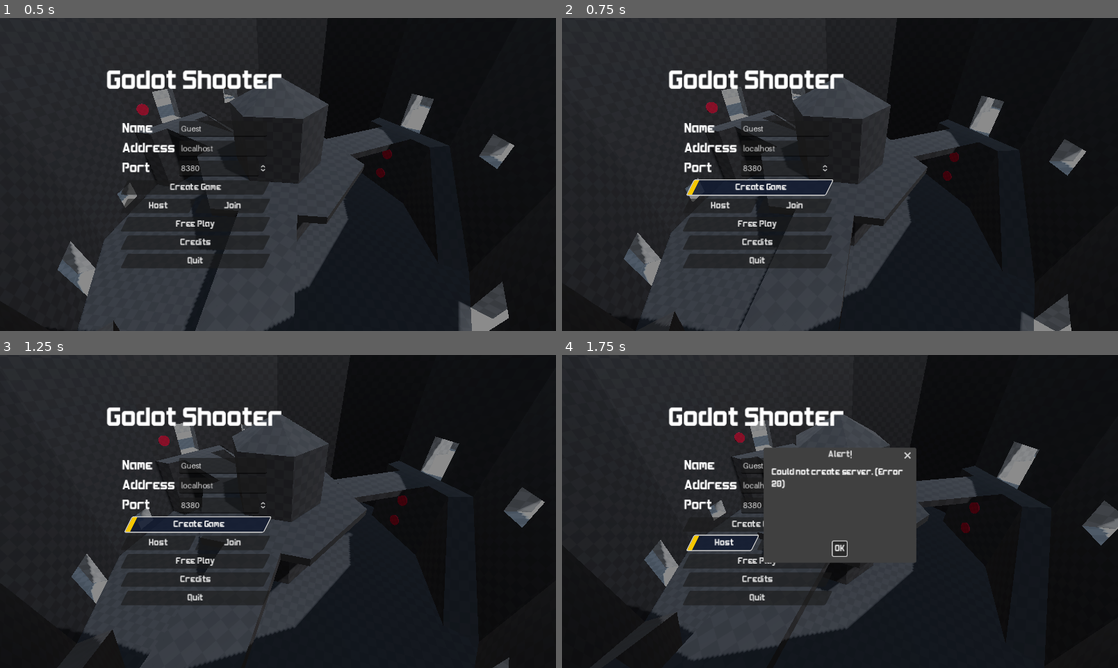
Above: before the commit, frames 1-4 (two rows, left to right).
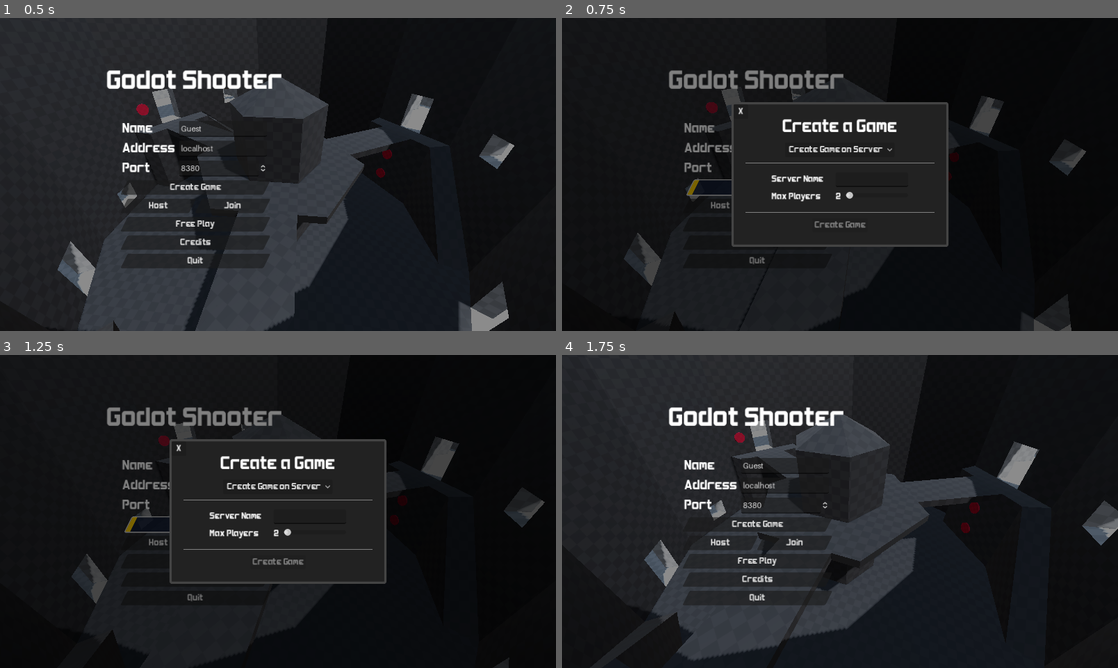
Above: after the commit, the same moments.

Repository: kdreese/godot-3D-shooter-project
Game: Godot game, scene res://src/states/menus/menu.tscn
The game is run twice, just before and just after one commit, with the same random seed, the same clock (stepped at 60 frames per second) and the same inputs.
Inputs:
- Up to frame 1 (0.5 s): no input
- Up to frame 2 (0.75 s): click "Create Game" at 0.5 s
- Up to frame 3 (1.25 s): no input
- Up to frame 4 (1.75 s): click "Host" at 1.25 s

Frame 1 is identical in both runs. In frame 2, 22% of the frame differs, in the area x 0-95%, y 0-100%; in frame 3, 21%; in frame 4, 6.0%.

Commit message:
Added create dialog.

Diff:
--- a/src/autoload/gmp_client.gd
+++ b/src/autoload/gmp_client.gd
@@ -25,28 +25,40 @@
 ##
 ## Returns an Array with the first element being an Error, and the second being a GameParams
 ## instance if the Error is OK
-func request_game(server_name: String, max_players: int) -> Array:
-	if max_players < 2 or max_players > 8:
-		return [ERR_INVALID_PARAMETER]
+func request_game(params: GameParams) -> Error:
+	if params.max_players < 2 or params.max_players > 8:
+		return ERR_INVALID_PARAMETER
 
-	if len(server_name) > 32:
-		return [ERR_INVALID_PARAMETER]
+	if len(params.server_name) > 32:
+		return ERR_INVALID_PARAMETER
 
 	var request := {
 		"protocol_version": PROTOCOL_VERSION,
-		"max_players": max_players,
-		"server_name": server_name,
+		"max_players": params.max_players,
+		"server_name": params.server_name,
 	}
 
-	var error = http_request.request("http://127.0.0.1:6789", PackedStringArray(), HTTPClient.METHOD_POST, str(request))
+	var error = http_request.request("http://192.168.1.4:6789", PackedStringArray(), HTTPClient.METHOD_GET, str(request))
 	if error != OK:
 		print("Error: ", error)
-		return [error]
+		return error
 
 	var response = await http_request.request_completed
 
-	print(response)
-	return [OK]
+	if response[1] == 200:
+		var resp_string = response[3].get_string_from_utf8()
+		var json = JSON.new()
+		json.parse(resp_string)
+		var data = json.data
+
+		params.host = data["host"]
+		params.port = data["port"]
+		return OK
+	else:
+		return ERR_CONNECTION_ERROR
 
 class GameParams:
-	var a: int
+	var server_name: String = ""
+	var max_players: int = 8
+	var host: String = ""
+	var port: int = 0
--- a/src/autoload/multiplayer.gd
+++ b/src/autoload/multiplayer.gd
@@ -122,7 +122,7 @@
 
 
 # Attempts to create a client peer and join a server
-func join_server(host: String, port: int) -> int:
+func join_server(host: String, port: int) -> Error:
 	var peer := ENetMultiplayerPeer.new()
 	var error := peer.create_client(host, port)
 	if not error:
--- /dev/null
+++ b/src/states/menus/create_game_menu.gd
@@ -0,0 +1,71 @@
+extends Control
+
+
+## Signal to go mack to the menu.
+signal back_to_menu
+
+## Signal to create a game on the main server.
+signal create_game(server_name: String, max_players: int)
+
+## Signal to host a game locally
+signal host_game(port: int, max_players: int)
+
+
+enum CreateMode {
+	HOST_REMOTE = 0,
+	HOST_LOCAL = 1,
+}
+
+const BUTTON_TEXT = {
+	CreateMode.HOST_REMOTE: "Create Game",
+	CreateMode.HOST_LOCAL: "Host Game"
+}
+
+
+@onready var mode_select: OptionButton = %ModeSelect
+@onready var port_label: Label = %PortLabel
+@onready var port_spin_box: SpinBox = %PortSpinBox
+@onready var name_label: Label = %NameLabel
+@onready var name_line_edit: LineEdit = %NameLineEdit
+@onready var create_button: Button = %CreateButton
+@onready var num_players_slider: HSlider = %NumPlayersSlider
+@onready var slider_label: Label = %SliderLabel
+
+
+## Handle dropdown selection.
+func on_mode_change(index: int) -> void:
+	if index == CreateMode.HOST_LOCAL:
+		port_label.show()
+		port_spin_box.show()
+		name_label.hide()
+		name_line_edit.hide()
+	else:
+		port_label.hide()
+		port_spin_box.hide()
+		name_label.show()
+		name_line_edit.show()
+		if name_line_edit.text == "":
+			create_button.disabled = true
+	create_button.text = BUTTON_TEXT[index]
+
+
+## Update the disabled state of the button when the text box is changed.
+func on_text_changed(text: String) -> void:
+	create_button.disabled = (text == "")
+
+
+func on_slider_value_changed(value: float) -> void:
+	slider_label.text = str(int(value))
+
+
+func on_back_button_pressed() -> void:
+	hide()
+
+
+## Handle create button presses.
+func on_create_button_pressed() -> void:
+	if mode_select.selected == CreateMode.HOST_LOCAL:
+		host_game.emit(int(port_spin_box.value), num_players_slider.value)
+	else:
+		create_game.emit(name_line_edit.text, num_players_slider.value)
+	hide()
--- /dev/null
+++ b/src/states/menus/create_game_menu.tscn
@@ -0,0 +1,176 @@
+[gd_scene load_steps=5 format=3 uid="uid://codcvc4u3ey1q"]
+
+[ext_resource type="Script" path="res://src/states/menus/create_game_menu.gd" id="1_7chp4"]
+[ext_resource type="FontFile" uid="uid://dy2og8k4ftrsm" path="res://assets/fonts/Aileron-Regular.otf" id="1_ikbot"]
+
+[sub_resource type="StyleBoxFlat" id="StyleBoxFlat_kt288"]
+bg_color = Color(0.133333, 0.133333, 0.133333, 1)
+border_width_left = 5
+border_width_top = 5
+border_width_right = 5
+border_width_bottom = 5
+border_color = Color(0.266667, 0.266667, 0.266667, 1)
+corner_radius_top_left = 5
+corner_radius_top_right = 5
+corner_radius_bottom_right = 5
+corner_radius_bottom_left = 5
+
+[sub_resource type="Theme" id="Theme_eiw6v"]
+default_font = ExtResource("1_ikbot")
+
+[node name="CreateGameMenu" type="Control"]
+layout_mode = 3
+anchors_preset = 15
+anchor_right = 1.0
+anchor_bottom = 1.0
+grow_horizontal = 2
+grow_vertical = 2
+script = ExtResource("1_7chp4")
+
+[node name="ColorRect" type="ColorRect" parent="."]
+layout_mode = 1
+anchors_preset = 15
+anchor_right = 1.0
+anchor_bottom = 1.0
+grow_horizontal = 2
+grow_vertical = 2
+color = Color(0, 0, 0, 0.501961)
+
+[node name="Button" type="Button" parent="."]
+layout_mode = 1
+anchors_preset = 15
+anchor_right = 1.0
+anchor_bottom = 1.0
+grow_horizontal = 2
+grow_vertical = 2
+text = "LALALALALAALALALALALALALALA"
+flat = true
+
+[node name="CenterContainer" type="CenterContainer" parent="."]
+layout_mode = 1
+anchors_preset = 15
+anchor_right = 1.0
+anchor_bottom = 1.0
+grow_horizontal = 2
+grow_vertical = 2
+mouse_filter = 2
+
+[node name="CreateGamePanel" type="PanelContainer" parent="CenterContainer"]
+custom_minimum_size = Vector2(450, 300)
+layout_mode = 2
+theme_override_styles/panel = SubResource("StyleBoxFlat_kt288")
+
+[node name="MarginContainer" type="MarginContainer" parent="CenterContainer/CreateGamePanel"]
+layout_mode = 2
+theme_override_constants/margin_left = 25
+theme_override_constants/margin_top = 25
+theme_override_constants/margin_right = 25
+theme_override_constants/margin_bottom = 25
+
+[node name="VBoxContainer" type="VBoxContainer" parent="CenterContainer/CreateGamePanel/MarginContainer"]
+layout_mode = 2
+theme_override_constants/separation = 10
+
+[node name="Label" type="Label" parent="CenterContainer/CreateGamePanel/MarginContainer/VBoxContainer"]
+layout_mode = 2
+theme_override_font_sizes/font_size = 32
+text = "Create a Game"
+horizontal_alignment = 1
+
+[node name="ModeSelect" type="OptionButton" parent="CenterContainer/CreateGamePanel/MarginContainer/VBoxContainer"]
+unique_name_in_owner = true
+layout_mode = 2
+size_flags_horizontal = 4
+item_count = 2
+selected = 0
+popup/item_0/text = "Create Game on Server"
+popup/item_0/id = 0
+popup/item_1/text = "Host Game Locally"
+popup/item_1/id = 1
+
+[node name="HSeparator" type="HSeparator" parent="CenterContainer/CreateGamePanel/MarginContainer/VBoxContainer"]
+layout_mode = 2
+
+[node name="CenterContainer" type="CenterContainer" parent="CenterContainer/CreateGamePanel/MarginContainer/VBoxContainer"]
+layout_mode = 2
+size_flags_vertical = 3
+
+[node name="GridContainer" type="GridContainer" parent="CenterContainer/CreateGamePanel/MarginContainer/VBoxContainer/CenterContainer"]
+layout_mode = 2
+size_flags_horizontal = 4
+theme_override_constants/h_separation = 25
+theme_override_constants/v_separation = 10
+columns = 2
+
+[node name="PortLabel" type="Label" parent="CenterContainer/CreateGamePanel/MarginContainer/VBoxContainer/CenterContainer/GridContainer"]
+unique_name_in_owner = true
+visible = false
+layout_mode = 2
+text = "Port"
+
+[node name="PortSpinBox" type="SpinBox" parent="CenterContainer/CreateGamePanel/MarginContainer/VBoxContainer/CenterContainer/GridContainer"]
+unique_name_in_owner = true
+visible = false
+custom_minimum_size = Vector2(150, 2.08165e-12)
+layout_mode = 2
+theme = SubResource("Theme_eiw6v")
+max_value = 65535.0
+value = 8380.0
+
+[node name="NameLabel" type="Label" parent="CenterContainer/CreateGamePanel/MarginContainer/VBoxContainer/CenterContainer/GridContainer"]
+unique_name_in_owner = true
+layout_mode = 2
+text = "Server Name"
+
+[node name="NameLineEdit" type="LineEdit" parent="CenterContainer/CreateGamePanel/MarginContainer/VBoxContainer/CenterContainer/GridContainer"]
+unique_name_in_owner = true
+custom_minimum_size = Vector2(150, 2.08165e-12)
+layout_mode = 2
+
+[node name="NumPlayersLabel" type="Label" parent="CenterContainer/CreateGamePanel/MarginContainer/VBoxContainer/CenterContainer/GridContainer"]
+layout_mode = 2
+text = "Max Players"
+
+[node name="H" type="HBoxContainer" parent="CenterContainer/CreateGamePanel/MarginContainer/VBoxContainer/CenterContainer/GridContainer"]
+layout_mode = 2
+size_flags_horizontal = 3
+theme_override_constants/separation = 10
+
+[node name="SliderLabel" type="Label" parent="CenterContainer/CreateGamePanel/MarginContainer/VBoxContainer/CenterContainer/GridContainer/H"]
+unique_name_in_owner = true
+layout_mode = 2
+size_flags_horizontal = 0
+text = "2"
+
+[node name="NumPlayersSlider" type="HSlider" parent="CenterContainer/CreateGamePanel/MarginContainer/VBoxContainer/CenterContainer/GridContainer/H"]
+unique_name_in_owner = true
+layout_mode = 2
+size_flags_horizontal = 3
+min_value = 2.0
+max_value = 8.0
+value = 2.0
+
+[node name="HSeparator2" type="HSeparator" parent="CenterContainer/CreateGamePanel/MarginContainer/VBoxContainer"]
+layout_mode = 2
+
+[node name="CreateButton" type="Button" parent="CenterContainer/CreateGamePanel/MarginContainer/VBoxContainer"]
+unique_name_in_owner = true
+layout_mode = 2
+size_flags_horizontal = 4
+size_flags_vertical = 8
+disabled = true
+text = "Create Game"
+
+[node name="BackButton" type="Button" parent="CenterContainer/CreateGamePanel"]
+custom_minimum_size = Vector2(30, 30)
+layout_mode = 2
+size_flags_horizontal = 0
+size_flags_vertical = 0
+text = "X"
+
+[connection signal="pressed" from="Button" to="." method="on_back_button_pressed"]
+[connection signal="item_selected" from="CenterContainer/CreateGamePanel/MarginContainer/VBoxContainer/ModeSelect" to="." method="on_mode_change"]
+[connection signal="text_changed" from="CenterContainer/CreateGamePanel/MarginContainer/VBoxContainer/CenterContainer/GridContainer/NameLineEdit" to="." method="on_text_changed"]
+[connection signal="value_changed" from="CenterContainer/CreateGamePanel/MarginContainer/VBoxContainer/CenterContainer/GridContainer/H/NumPlayersSlider" to="." method="on_slider_value_changed"]
+[connection signal="pressed" from="CenterContainer/CreateGamePanel/MarginContainer/VBoxContainer/CreateButton" to="." method="on_create_button_pressed"]
+[connection signal="pressed" from="CenterContainer/CreateGamePanel/BackButton" to="." method="on_back_button_pressed"]
--- a/src/states/menus/main_menu.gd
+++ b/src/states/menus/main_menu.gd
@@ -16,6 +16,7 @@
 @onready var credits_button: FancyButton = %CreditsButton
 
 @onready var popup: AcceptDialog = %Popup
+@onready var create_game_menu: Control = %CreateGameMenu
 
 
 func _ready() -> void:
@@ -51,20 +52,27 @@
 	credits_button.set_enabled(true)
 
 
-func create_session() -> void:
-	print("Sending: ", Global.config.name)
-	var error := await GMPClient.request_game(Global.config.name, 8)
+func open_create_window() -> void:
+	create_game_menu.show()
 
-	print(error)
 
-	#if not name_line_edit.text.is_valid_identifier():
-		#show_popup("Invalid username. Please use only letters, numbers, and underscores.")
-		#return
-	#var error := Multiplayer.join_server("localhost", port)
-	#if error:
-		#show_popup("Could not create client. (Error %d)" % error)
-		#return
-	#disable_play_buttons()
+func create_session(server_name: String, max_players: int) -> void:
+	var game_params := GMPClient.GameParams.new()
+	game_params.server_name = server_name
+	game_params.max_players = max_players
+
+	var error := await GMPClient.request_game(game_params)
+
+	if error != OK:
+		print("Error: ", error)
+		return
+
+	print(game_params.host, ":", game_params.port)
+	error = Multiplayer.join_server(game_params.host, game_params.port)
+	if error:
+		show_popup("Could not create client. (Error %d)" % error)
+		return
+	disable_play_buttons()
 	# Wait until Multiplayer gets a connection_ok to join, at which point the Multiplayer
 	# class calls "session_joined".
 	# TODO: figure out how to shorten the timeout
--- a/src/states/menus/main_menu.tscn
+++ b/src/states/menus/main_menu.tscn
@@ -1,8 +1,9 @@
-[gd_scene load_steps=7 format=3 uid="uid://dgdpmuyqpib7g"]
+[gd_scene load_steps=8 format=3 uid="uid://dgdpmuyqpib7g"]
 
 [ext_resource type="Script" path="res://src/states/menus/main_menu.gd" id="1"]
 [ext_resource type="PackedScene" uid="uid://8mcdanshabkp" path="res://src/states/menus/fancy_button.tscn" id="3_6r4ns"]
 [ext_resource type="FontFile" uid="uid://dy2og8k4ftrsm" path="res://assets/fonts/Aileron-Regular.otf" id="4"]
+[ext_resource type="PackedScene" uid="uid://codcvc4u3ey1q" path="res://src/states/menus/create_game_menu.tscn" id="4_2l6vq"]
 
 [sub_resource type="Theme" id="Theme_wvon7"]
 default_font = ExtResource("4")
@@ -136,7 +137,13 @@
 layout_mode = 2
 text = "Quit"
 
-[node name="Popup" type="AcceptDialog" parent="."]
+[node name="PopupLayer" type="CanvasLayer" parent="."]
+
+[node name="CreateGameMenu" parent="PopupLayer" instance=ExtResource("4_2l6vq")]
+unique_name_in_owner = true
+visible = false
+
+[node name="Popup" type="AcceptDialog" parent="PopupLayer"]
 unique_name_in_owner = true
 initial_position = 2
 size = Vector2i(300, 200)
@@ -148,9 +155,10 @@
 [connection signal="text_changed" from="C/V/V/G/NameLineEdit" to="." method="name_text_changed"]
 [connection signal="text_changed" from="C/V/V/G/IpLineEdit" to="." method="address_text_changed"]
 [connection signal="value_changed" from="C/V/V/G/PortSpinBox" to="." method="port_value_changed"]
-[connection signal="pressed" from="C/V/V/CreateButton" to="." method="create_session"]
+[connection signal="pressed" from="C/V/V/CreateButton" to="." method="open_create_window"]
 [connection signal="pressed" from="C/V/V/H/HostButton" to="." method="host_session"]
 [connection signal="pressed" from="C/V/V/H/JoinButton" to="." method="join_session"]
 [connection signal="pressed" from="C/V/V/FreePlayButton" to="." method="free_play_session"]
 [connection signal="pressed" from="C/V/V/CreditsButton" to="." method="go_to_credits"]
 [connection signal="pressed" from="C/V/V/QuitButton" to="." method="quit_game"]
+[connection signal="create_game" from="PopupLayer/CreateGameMenu" to="." method="create_session"]
